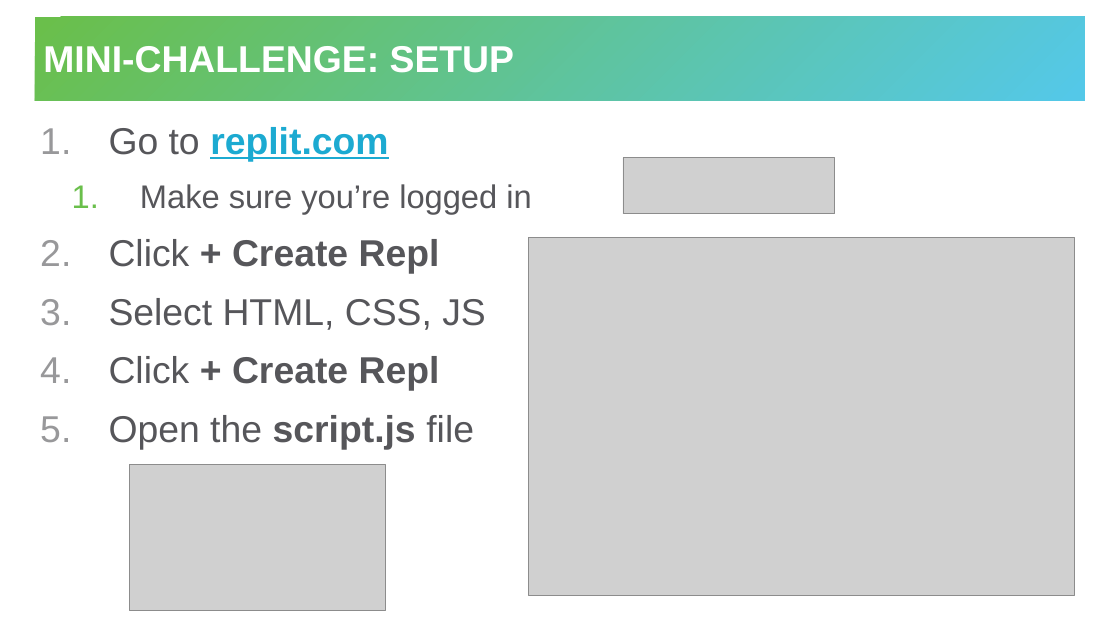
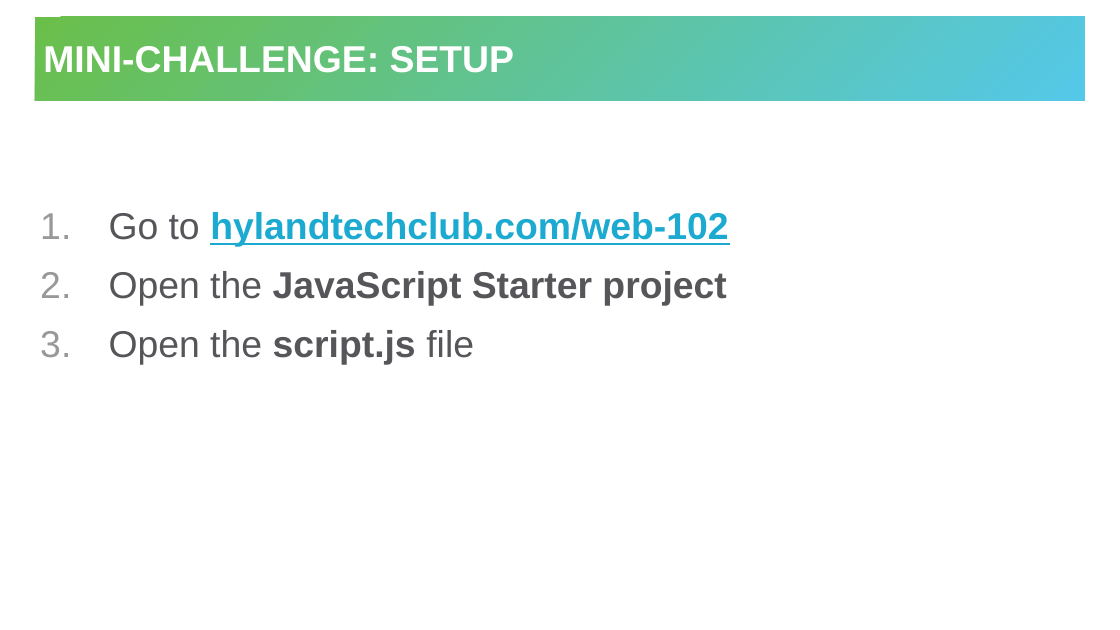
Before and after one commit to hytechclub/web-102, a slide deck: slide 8 of IntroToJS/IntroductionToJavaScript.pptx. Drawn at 1120x630 pixels with LibreOffice and Linux fonts; fonts in the diff are those of the drawing; grey boxes stand for pictures. Boxes give left, top, right and bottom in pixels: in the first picture for what was removed or moved away, otherwise in the second. Text is boxed around its words. In the diff, an @@ line names an element or a change of style, - is before the commit and + after.

```diff
--- a/IntroToJS/IntroductionToJavaScript.pptx
+++ b/IntroToJS/IntroductionToJavaScript.pptx
@@ picture removed at <box>623,158,835,214</box> @@
@@ text at <box>109,212,728,306</box>: text changed; bold on @@
-1. Go to replit.com
-  1. Make sure you’re logged in
-2. Click + Create Repl
-3. Select HTML, CSS, JS
-4. Click + Create Repl
+1. Go to hylandtechclub.com/web-102
+2. Open the JavaScript Starter project
@@ picture removed at <box>528,237,1075,595</box> @@
@@ picture removed at <box>129,465,385,611</box> @@
```
Also in this commit, not shown: 8 other files.
